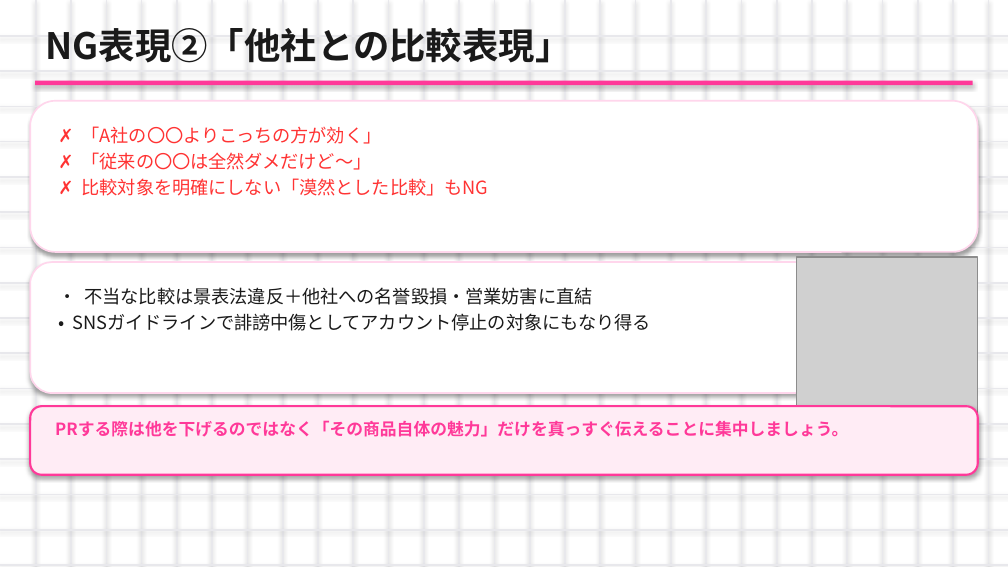
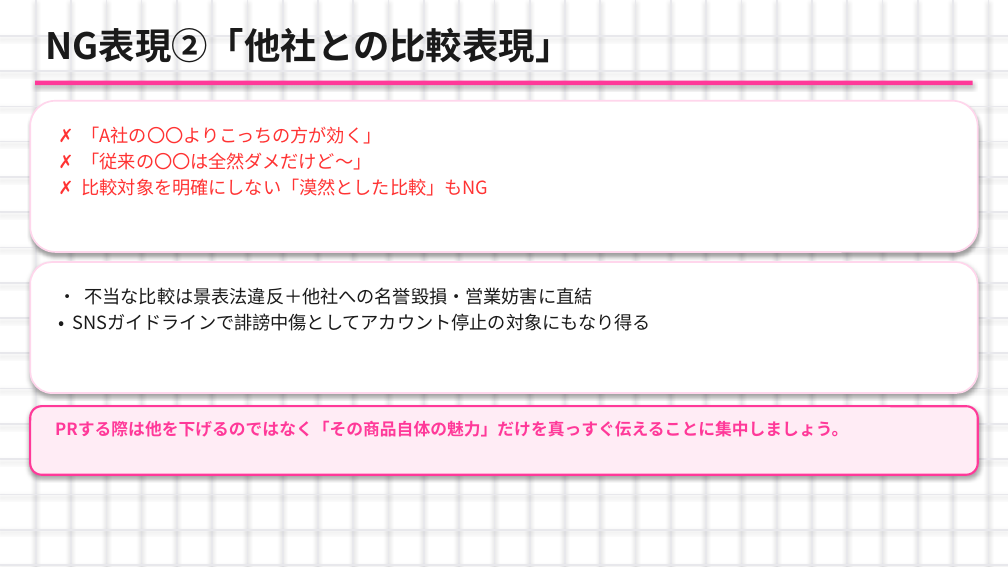
Before and after one commit to nagasawakai-eng/torihada-pptx-editor, a slide deck: slide 13 of TORIHADA_第2週_研修資料.pptx. Drawn at 1008x567 pixels with LibreOffice and Linux fonts; fonts in the diff are those of the drawing; grey boxes stand for pictures. Boxes give left, top, right and bottom in pixels: in the first picture for what was removed or moved away, otherwise in the second. Text is boxed around its words. In the diff, an @@ line names an element or a change of style, - is before the commit and + after.

```diff
--- a/TORIHADA_第2週_研修資料.pptx
+++ b/TORIHADA_第2週_研修資料.pptx
@@ rounded rectangle: place and size @@
-rounded rectangle at [30, 262, 816, 393]
+rounded rectangle at [30, 262, 978, 393]
@@ picture removed at [796, 257, 978, 438] @@
```
Also in this commit, not shown: 26 other slides changed, 27 other files.
